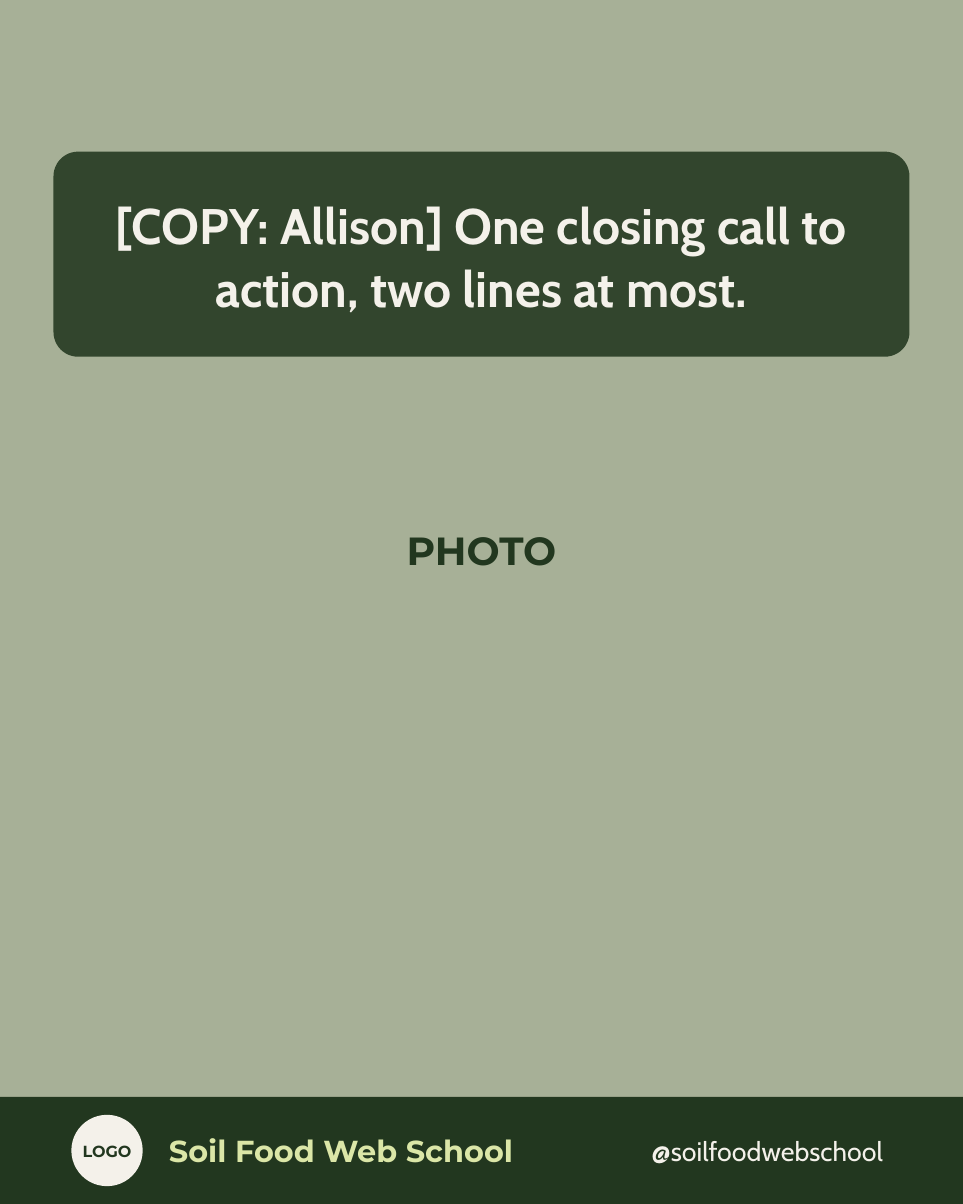
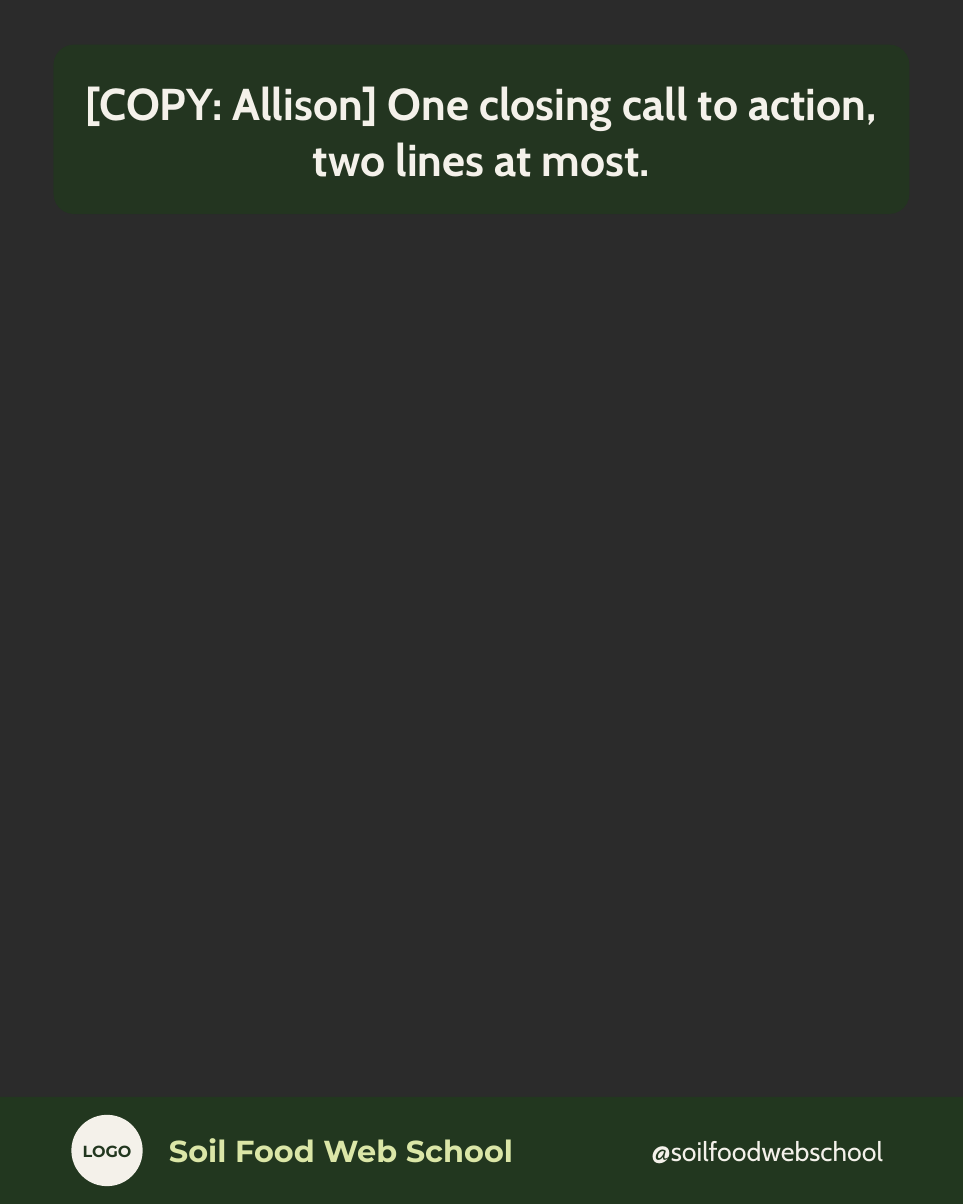
Before and after one commit to linneamoritznyc/SFW-SocialMedia, a slide deck: slide 5 of templates/carousels/photo-led-carousel.pptx. Drawn at 963x1204 pixels with LibreOffice and Linux fonts; fonts in the diff are those of the drawing; background and template pictures are left out; a plain dark background stands for a picture behind light text. Boxes give left, top, right and bottom in pixels: in the first picture for what was removed or moved away, otherwise in the second. Text is boxed around its words. In the diff, an @@ line names an element or a change of style, - is before the commit and + after.

```diff
--- a/templates/carousels/photo-led-carousel.pptx
+++ b/templates/carousels/photo-led-carousel.pptx
@@ background #FFFFFF to picture (left out) @@
@@ rectangle removed at [0,0,963,1097] @@
-PHOTO
@@ rounded rectangle "[COPY: Allison] One closing call ...": place and size @@
-rounded rectangle "[COPY: Allison] One closing call ..." at [53,152,909,357]
+rounded rectangle "[COPY: Allison] One closing call ..." at [53,45,909,214]
@@ rounded rectangle "[COPY: Allison] One closing call ..." at [53,45,909,214]: size 42 to 37.5 pt @@
```
Also in this commit, not shown: 4 other slides changed, 7 other files.
